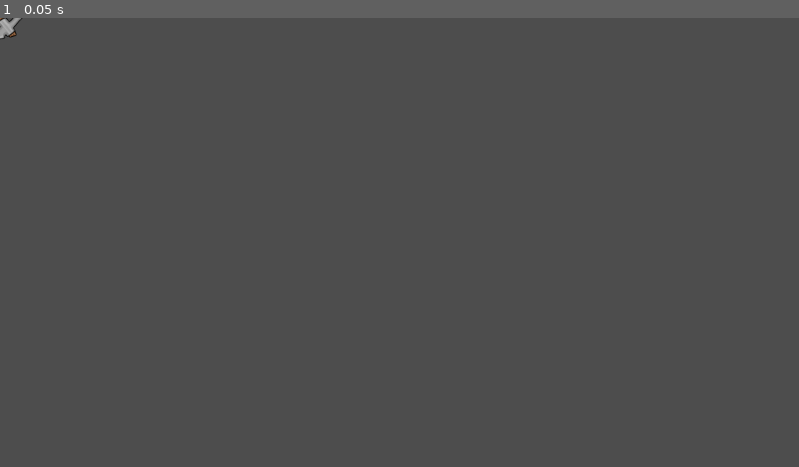
Above: before the commit, frame 1.
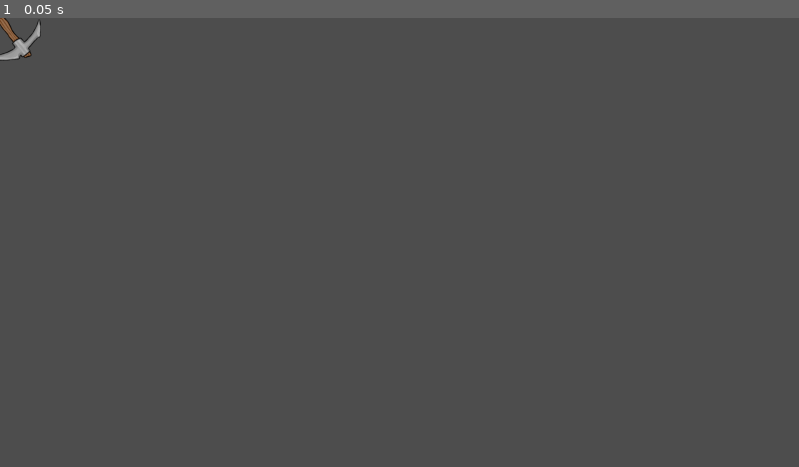
Above: after the commit, the same moment.

Repository: 7riciu/survival-game
Game: Godot game, scene res://scenes/pickaxe.tscn
Two runs of this game, one before a commit and one after it. Both use one fixed random seed, a clock stepped at 60 frames per second and the inputs below. This scene is started directly instead of the project's main scene.
Inputs:
- Up to frame 1 (0.05 s): no input

The runs differ from the first frame. In frame 1, 0.2% of the frame differs, in the area x 0-6%, y 0-10%.

Commit message:
My files got lost for some reason and I fixed it

Diff:
--- a/crafting.gd
+++ /dev/null
@@ -1,11 +0,0 @@
-extends Node
-
-
-# Called when the node enters the scene tree for the first time.
-func _ready() -> void:
-	pass # Replace with function body.
-
-
-# Called every frame. 'delta' is the elapsed time since the previous frame.
-func _process(delta: float) -> void:
-	pass
--- a/icon.svg
+++ /dev/null
@@ -1 +0,0 @@
-<svg xmlns="http://www.w3.org/2000/svg" width="128" height="128"><rect width="124" height="124" x="2" y="2" fill="#363d52" stroke="#212532" stroke-width="4" rx="14"/><g fill="#fff" transform="translate(12.322 12.322)scale(.101)"><path d="M105 673v33q407 354 814 0v-33z"/><path fill="#478cbf" d="m105 673 152 14q12 1 15 14l4 67 132 10 8-61q2-11 15-15h162q13 4 15 15l8 61 132-10 4-67q3-13 15-14l152-14V427q30-39 56-81-35-59-83-108-43 20-82 47-40-37-88-64 7-51 8-102-59-28-123-42-26 43-46 89-49-7-98 0-20-46-46-89-64 14-123 42 1 51 8 102-48 27-88 64-39-27-82-47-48 49-83 108 26 42 56 81zm0 33v39c0 276 813 276 814 0v-39l-134 12-5 69q-2 10-14 13l-162 11q-12 0-16-11l-10-65H446l-10 65q-4 11-16 11l-162-11q-12-3-14-13l-5-69z"/><path d="M483 600c0 34 58 34 58 0v-86c0-34-58-34-58 0z"/><circle cx="725" cy="526" r="90"/><circle cx="299" cy="526" r="90"/></g><g fill="#414042" transform="translate(12.322 12.322)scale(.101)"><circle cx="307" cy="532" r="60"/><circle cx="717" cy="532" r="60"/></g></svg>
--- a/project.godot
+++ b/project.godot
@@ -12,19 +12,22 @@
 
 config/name="survival"
 run/main_scene="uid://b4esk8eblrhvn"
-config/features=PackedStringArray("4.5", "GL Compatibility")
+config/features=PackedStringArray("4.5", "Mobile")
 config/icon="res://icon.svg"
 
 [autoload]
 
-recipes="*res://crafting_recipes.gd"
 inventory_data="*res://items/inventory_data.gd"
+recipes="*res://scripts/crafting_recipes.gd"
 
 [display]
 
 window/size/viewport_width=1920
 window/size/viewport_height=1080
-window/root_node_auto_translate=true
+
+[dotnet]
+
+project/assembly_name="WakatimePlugin"
 
 [editor_plugins]
 
@@ -32,6 +35,18 @@
 
 [input]
 
+up={
+"deadzone": 0.2,
+"events": [Object(InputEventKey,"resource_local_to_scene":false,"resource_name":"","device":-1,"window_id":0,"alt_pressed":false,"shift_pressed":false,"ctrl_pressed":false,"meta_pressed":false,"pressed":false,"keycode":0,"physical_keycode":4194320,"key_label":0,"unicode":0,"location":0,"echo":false,"script":null)
+, Object(InputEventKey,"resource_local_to_scene":false,"resource_name":"","device":-1,"window_id":0,"alt_pressed":false,"shift_pressed":false,"ctrl_pressed":false,"meta_pressed":false,"pressed":false,"keycode":0,"physical_keycode":87,"key_label":0,"unicode":119,"location":0,"echo":false,"script":null)
+]
+}
+down={
+"deadzone": 0.2,
+"events": [Object(InputEventKey,"resource_local_to_scene":false,"resource_name":"","device":-1,"window_id":0,"alt_pressed":false,"shift_pressed":false,"ctrl_pressed":false,"meta_pressed":false,"pressed":false,"keycode":0,"physical_keycode":4194322,"key_label":0,"unicode":0,"location":0,"echo":false,"script":null)
+, Object(InputEventKey,"resource_local_to_scene":false,"resource_name":"","device":-1,"window_id":0,"alt_pressed":false,"shift_pressed":false,"ctrl_pressed":false,"meta_pressed":false,"pressed":false,"keycode":0,"physical_keycode":83,"key_label":0,"unicode":115,"location":0,"echo":false,"script":null)
+]
+}
 right={
 "deadzone": 0.2,
 "events": [Object(InputEventKey,"resource_local_to_scene":false,"resource_name":"","device":-1,"window_id":0,"alt_press …(195 unchanged characters)…
@@ -44,21 +59,9 @@
 , Object(InputEventKey,"resource_local_to_scene":false,"resource_name":"","device":-1,"window_id":0,"alt_pressed":false …(182 unchanged characters)…
 ]
 }
-up={
-"deadzone": 0.2,
-"events": [Object(InputEventKey,"resource_local_to_scene":false,"resource_name":"","device":-1,"window_id":0,"alt_pressed":false,"shift_pressed":false,"ctrl_pressed":false,"meta_pressed":false,"pressed":false,"keycode":0,"physical_keycode":4194320,"key_label":0,"unicode":0,"location":0,"echo":false,"script":null)
-, Object(InputEventKey,"resource_local_to_scene":false,"resource_name":"","device":-1,"window_id":0,"alt_pressed":false,"shift_pressed":false,"ctrl_pressed":false,"meta_pressed":false,"pressed":false,"keycode":0,"physical_keycode":87,"key_label":0,"unicode":119,"location":0,"echo":false,"script":null)
-]
-}
-down={
-"deadzone": 0.2,
-"events": [Object(InputEventKey,"resource_local_to_scene":false,"resource_name":"","device":-1,"window_id":0,"alt_pressed":false,"shift_pressed":false,"ctrl_pressed":false,"meta_pressed":false,"pressed":false,"keycode":0,"physical_keycode":4194322,"key_label":0,"unicode":0,"location":0,"echo":false,"script":null)
-, Object(InputEventKey,"resource_local_to_scene":false,"resource_name":"","device":-1,"window_id":0,"alt_pressed":false,"shift_pressed":false,"ctrl_pressed":false,"meta_pressed":false,"pressed":false,"keycode":0,"physical_keycode":83,"key_label":0,"unicode":115,"location":0,"echo":false,"script":null)
-]
-}
 click={
 "deadzone": 0.2,
-"events": [Object(InputEventMouseButton,"resource_local_to_s …(115 unchanged characters)… alse,"meta_pressed":false,"button_mask":1,"position":Vector2(564, 41),"global_position":Vector2(583, 137),"factor":1.0,"button_index":1,"canceled":false,"pressed":true,"double_click":false,"script":null)
+"events": [Object(InputEventMouseButton,"resource_local_to_s …(115 unchanged characters)… alse,"meta_pressed":false,"button_mask":0,"position":Vector2(0, 0),"global_position":Vector2(0, 0),"factor":1.0,"button_index":1,"canceled":false,"pressed":false,"double_click":false,"script":null)
 ]
 }
 e={
@@ -119,5 +122,4 @@
 
 [rendering]
 
-renderer/rendering_method="gl_compatibility"
-renderer/rendering_method.mobile="gl_compatibility"
+renderer/rendering_method="mobile"
--- a/scenes/pickaxe.tscn
+++ b/scenes/pickaxe.tscn
@@ -5,4 +5,5 @@
 [node name="pickaxe" type="Node2D"]
 
 [node name="Sprite2D" type="Sprite2D" parent="."]
+position = Vector2(36, 49)
 texture = ExtResource("1_40cab")
--- a/scenes/wood.tscn
+++ b/scenes/wood.tscn
@@ -1,6 +1,6 @@
 [gd_scene load_steps=7 format=3 uid="uid://csq3yprway6ph"]
 
-[ext_resource type="Script" uid="uid://cefbu06x2x7jp" path="res://wood.gd" id="1_d45ue"]
+[ext_resource type="Script" uid="uid://drpdf8recc73l" path="res://scripts/wood.gd" id="1_d45ue"]
 [ext_resource type="Texture2D" uid="uid://hgiphjds65li" path="res://assets/wood.png" id="1_y25wi"]
 [ext_resource type="Resource" uid="uid://mob5lsnxb6ku" path="res://items/wood.tres" id="2_es2n6"]
 
--- a/scripts/inventory.gd
+++ b/scripts/inventory.gd
@@ -51,7 +51,6 @@
 		slots[index].item = inv_item
 		slots[index].add_child(inv_item)
 		index += 1
-		print(slots[0].item.item_name)
 
 func select(itm):
 	if itm == null:
Not shown, removed: crafting.gd.uid
Not shown, removed: crafting_recipes.gd.uid
Not shown, removed: icon.svg.import
Renamed: crafting_recipes.gd -> scripts/crafting_recipes.gd
Not shown, added: scripts/crafting_recipes.gd.uid
Renamed: wood.gd -> scripts/wood.gd
Not shown, added: scripts/wood.gd.uid
Not shown, removed: wood.gd.uid
Not shown, changed: .DS_Store
Not shown, removed: LICENSE
Not shown, removed: README.md
Not shown, added: addons/.DS_Store
